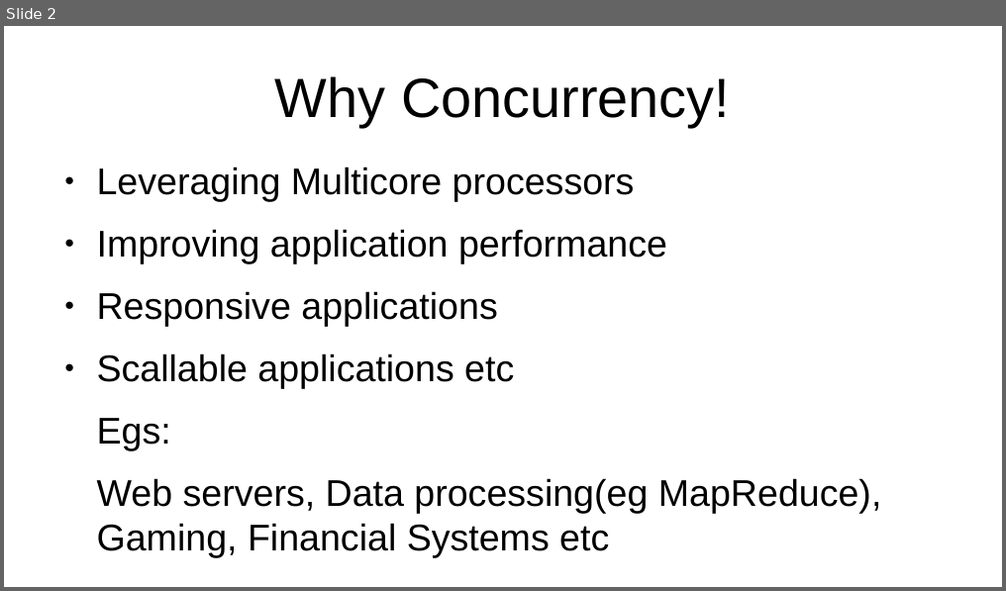
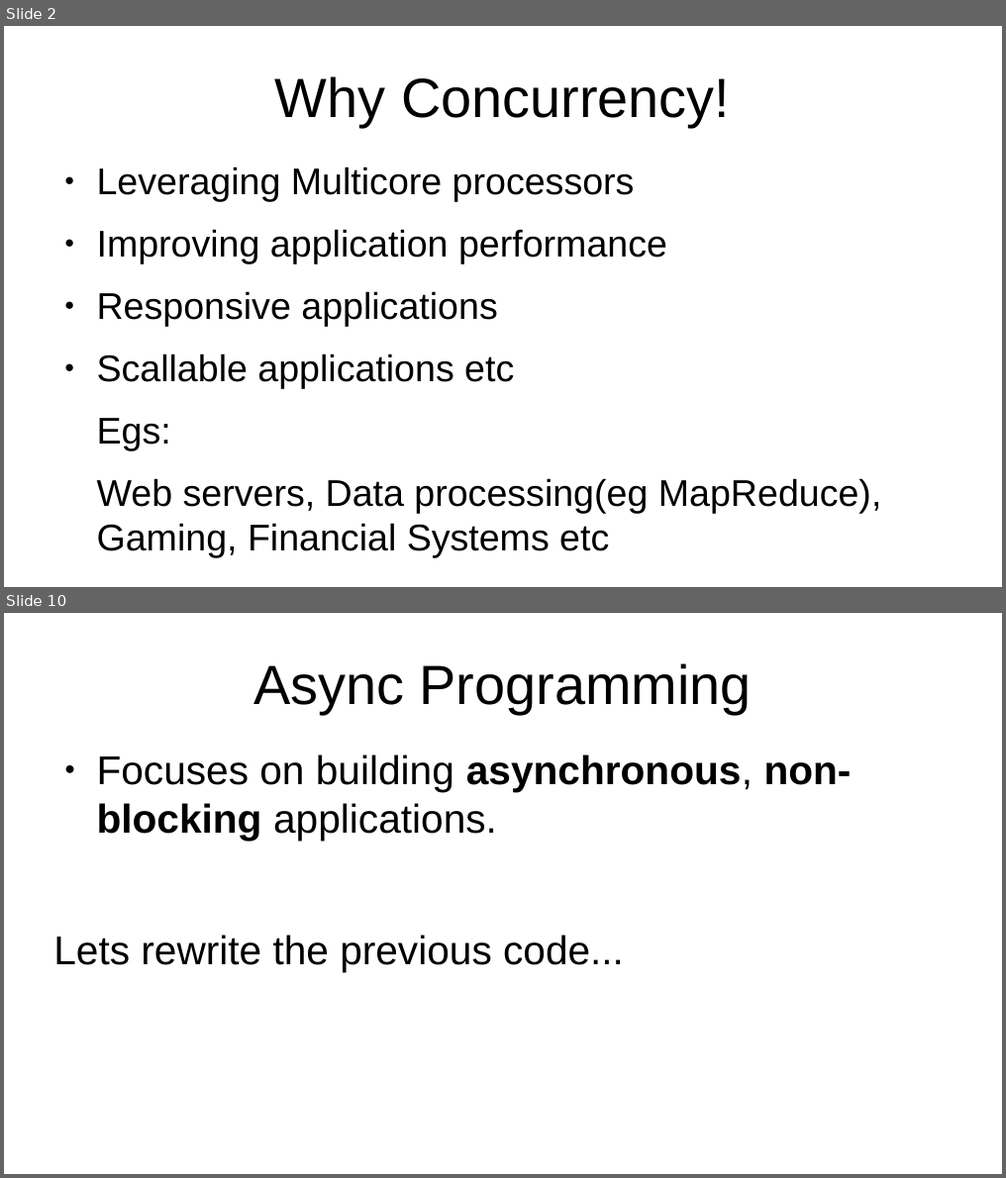
Before and after one commit to muchiri08/saf_concurency_prntn, a slide deck: JavaConcurrency.odp. Shown one above the other, each under a label of ours: slide 2 before the commit, slides 2 and 10 after it; the slides between them are not shown. The pictures are 1006x591 and 1006x1178 pixels, drawn with LibreOffice and Linux fonts; fonts in the diff are those of the drawing. Boxes give left, top, right and bottom in pixels: in the first picture for what was removed or moved away, otherwise in the second. Text is boxed around its words. In the diff, an @@ line names an element or a change of style, - is before the commit and + after.

```diff
--- a/JavaConcurrency.odp
+++ b/JavaConcurrency.odp
@@ slide 10 added at bbox=[4, 613, 1002, 1174], background #FFFFFF @@
@@ title added at bbox=[253, 663, 751, 714], 44 pt, text #000000 @@
+Async Programming
@@ text added at bbox=[54, 755, 851, 972], 32 pt, text #000000 @@
+● Focuses on building asynchronous, non-blocking applications.
+Lets rewrite the previous code...
```
Also in this commit, not shown: 11 other slides added, 4 other files.
